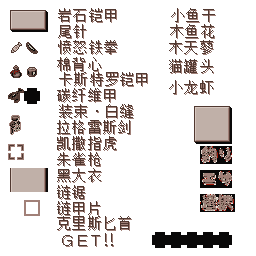
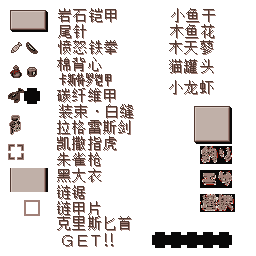
Layered file, before and after one edit (256 x 256). Changes by layer:
painted on "卡斯特罗铠甲" (2nd of 2, in "组 2") over [62, 72, 147, 86]
